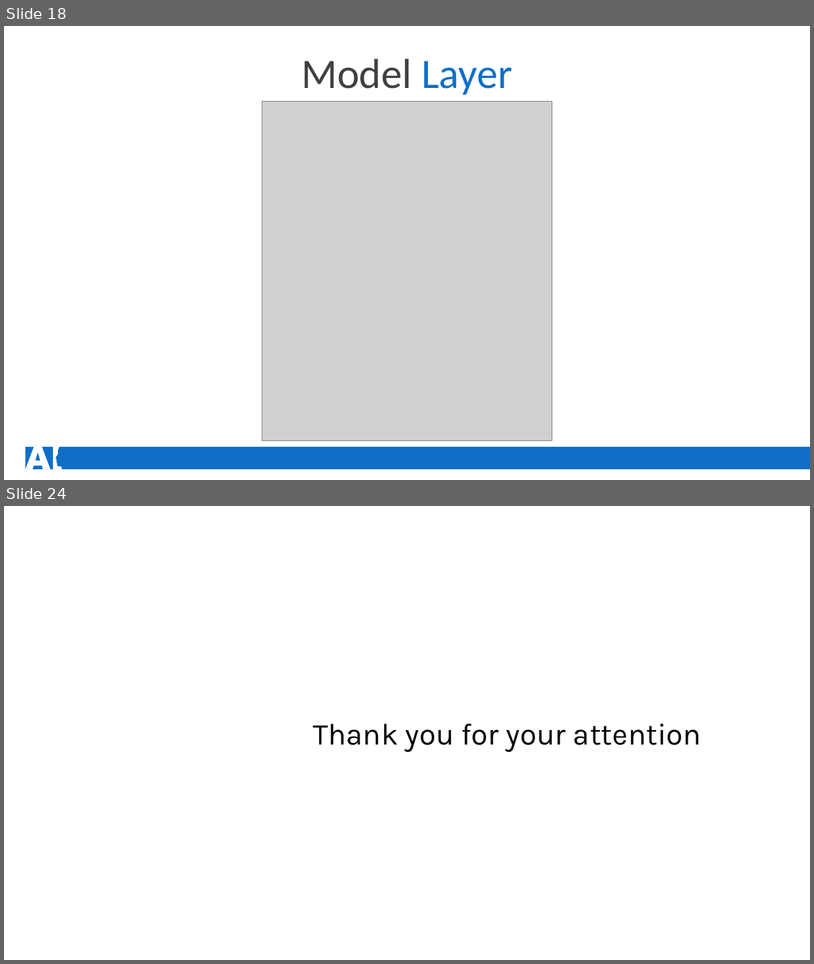
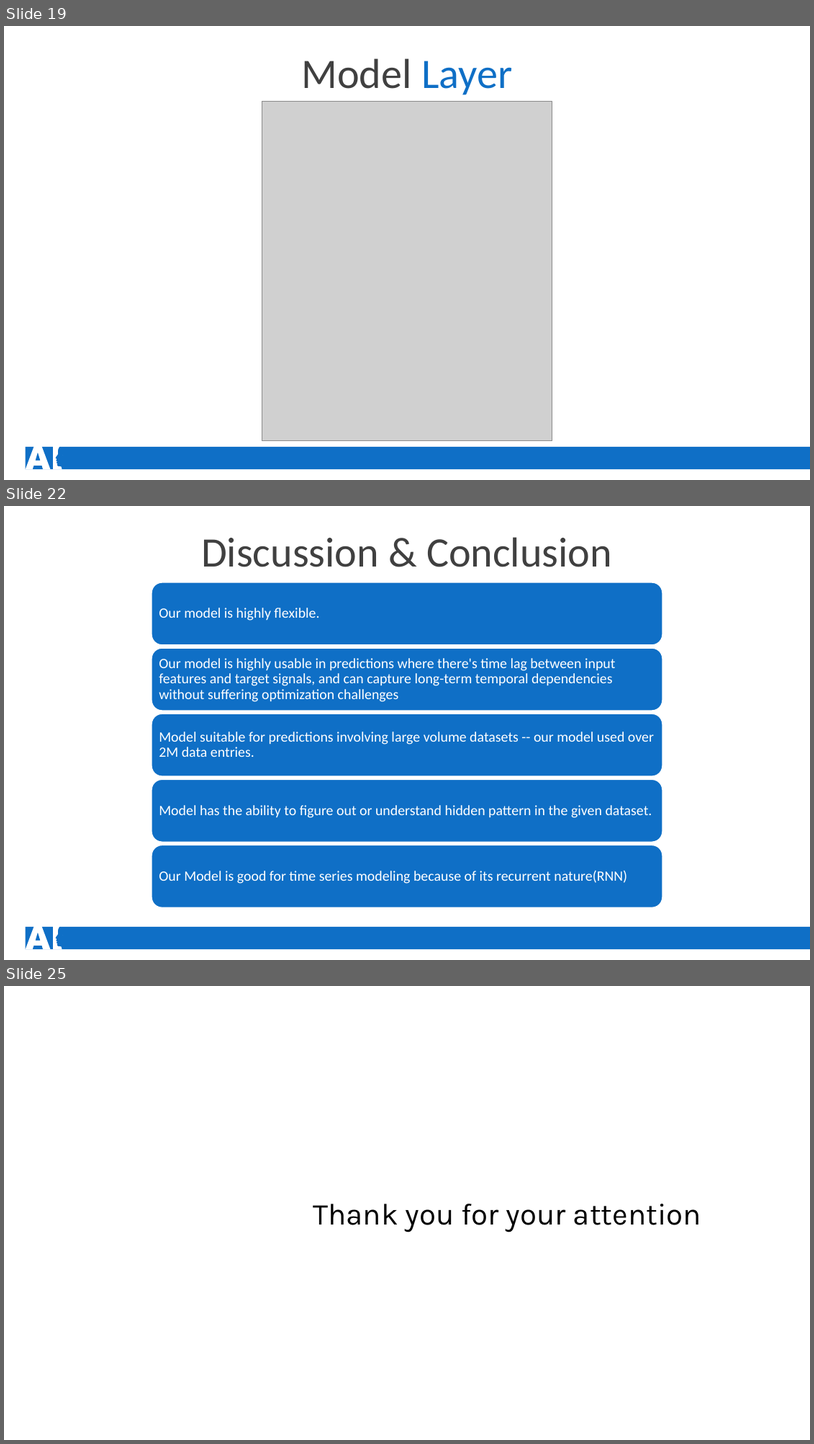
Before and after one commit to rakiiibul/House-hold-electrice-power-consumptiuon_LSTM, a slide deck: MachineLearing.pptx. Shown one above the other, each under a label of ours: slides 18 and 24 before the commit, slides 19, 22 and 25 after it; the slides between them are not shown. The pictures are 814x964 and 814x1444 pixels, drawn with LibreOffice and Linux fonts; fonts in the diff are those of the drawing; grey boxes stand for pictures; background and template pictures are left out. Boxes give left, top, right and bottom in pixels: in the first picture for what was removed or moved away, otherwise in the second. Text is boxed around its words. In the diff, an @@ line names an element or a change of style, - is before the commit and + after.

```diff
--- a/MachineLearing.pptx
+++ b/MachineLearing.pptx
@@ slide 22 added at [4, 506, 810, 960], background #FFFFFF; not listed: 2 template elements that a slide beside it also shows @@
@@ text added at [201, 537, 612, 567], 50 pt, text #404040 @@
+Discussion & Conclusion
@@ group added at [152, 582, 663, 907]: 5 rounded rectangles, 5 texts @@
+Our model is highly flexible.
+Our model is highly usable in predictions where there's time lag between input features and target signals, and can capture long-term temporal dependencies without suffering optimization challenges
+Model suitable for predictions involving large volume datasets -- our model used over 2M data entries.
+Model has the ability to figure out or understand hidden pattern in the given dataset.
+Our Model is good for time series modeling because of its recurrent nature(RNN)
@@ what was slide 18 is now slide 19 @@
@@ what was slide 24 is now slide 25 @@
```
Also in this commit, not shown: 8 slides changed, 6 other slides added, 6 slides removed.
